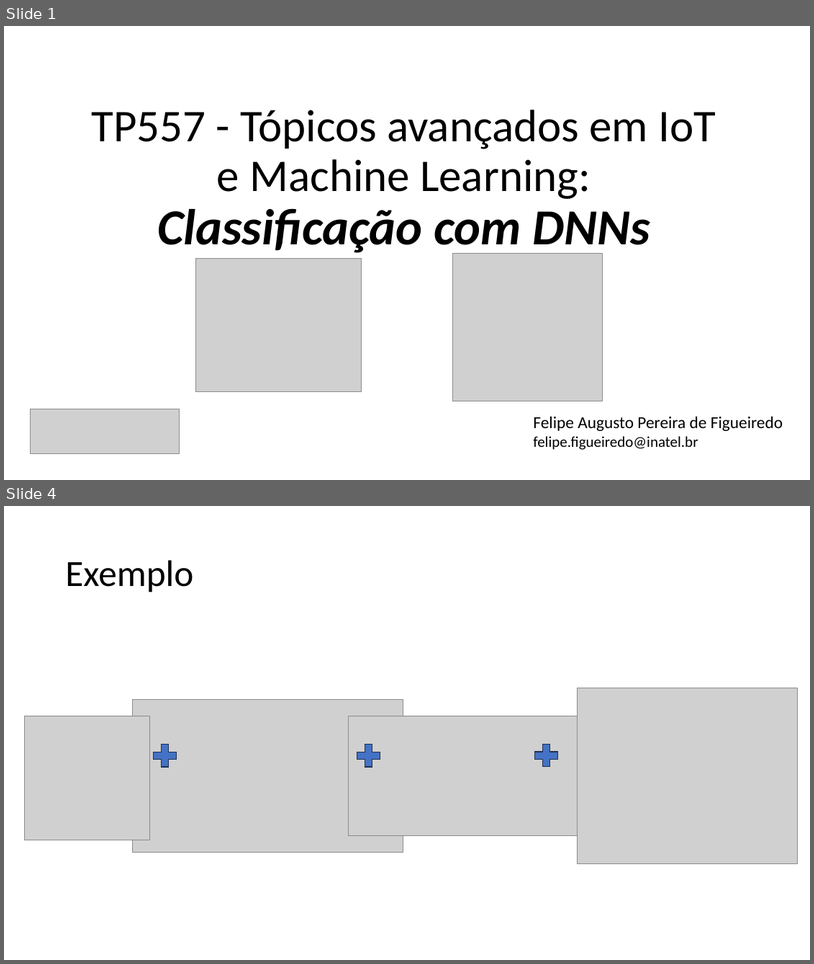
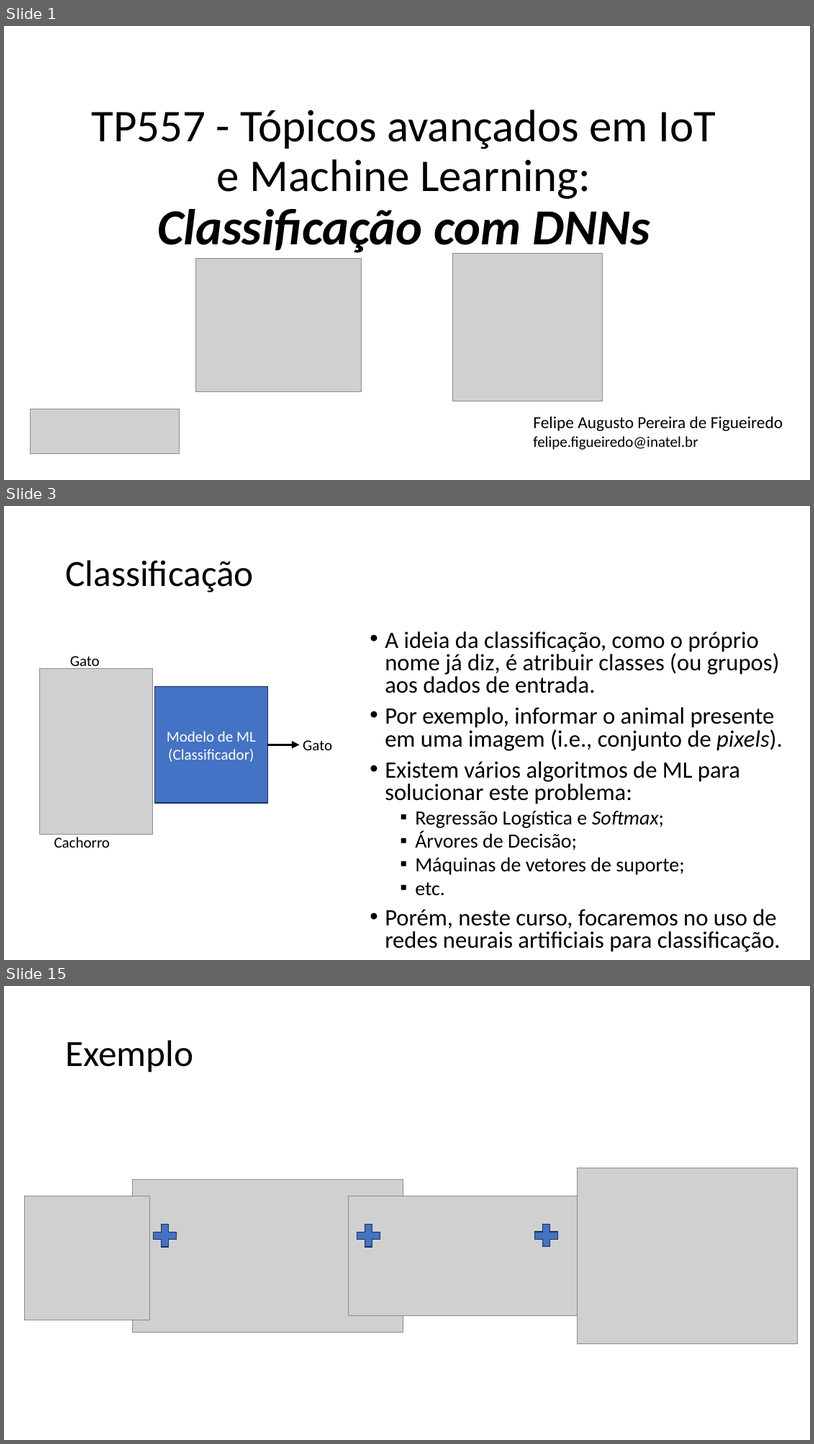
Before and after one commit to zz4fap/tp557-iot-ml, a slide deck: slides/TP557_9_Classificação_com_DNNs.pptx. Shown one above the other, each under a label of ours: slides 1 and 4 before the commit, slides 1, 3 and 15 after it; the slides between them are not shown. The pictures are 814x964 and 814x1444 pixels, drawn with LibreOffice and Linux fonts; fonts in the diff are those of the drawing; grey boxes stand for pictures. Boxes give left, top, right and bottom in pixels: in the first picture for what was removed or moved away, otherwise in the second. Text is boxed around its words. In the diff, an @@ line names an element or a change of style, - is before the commit and + after.

```diff
--- a/slides/TP557_9_Classificação_com_DNNs.pptx
+++ b/slides/TP557_9_Classificação_com_DNNs.pptx
@@ slide 3 added at (4,506,810,960), background #FFFFFF @@
@@ title added at (65,560,254,592), 44 pt, text #000000 @@
+Classificação
@@ text added at (385,631,783,952), 28 pt, text #000000 @@
+• A ideia da classificação, como o próprio nome já diz, é atribuir classes (ou grupos) aos dados de entrada.
+• Por exemplo, informar o animal presente em uma imagem (i.e., conjunto de pixels).
+• Existem vários algoritmos de ML para solucionar este problema:
+  ▪ Regressão Logística e Softmax;
+  ▪ Árvores de Decisão;
+  ▪ Máquinas de vetores de suporte;
+  ▪ etc.
+• Porém, neste curso, focaremos no uso de redes neurais artificiais para classificação.
@@ text added at (70,656,100,671), 18 pt, text #000000 @@
+Gato
@@ picture added at (40,669,153,834) @@
@@ rectangle added at (154,686,268,803), fill #4472C4, outline #1E3256 1 pt, 18 pt, text #FFFFFF @@
+Modelo de ML
+(Classificador)
@@ text added at (303,740,332,750), 18 pt, text #000000 @@
+Gato
@@ arrow added from (268, 744) to (300, 744), #000000 3 pt @@
@@ text added at (54,836,111,847), 18 pt, text #000000 @@
+Cachorro
@@ what was slide 4 is now slide 15 @@
```
Also in this commit, not shown: 1 slide changed, 13 other slides added, 5 other files.
